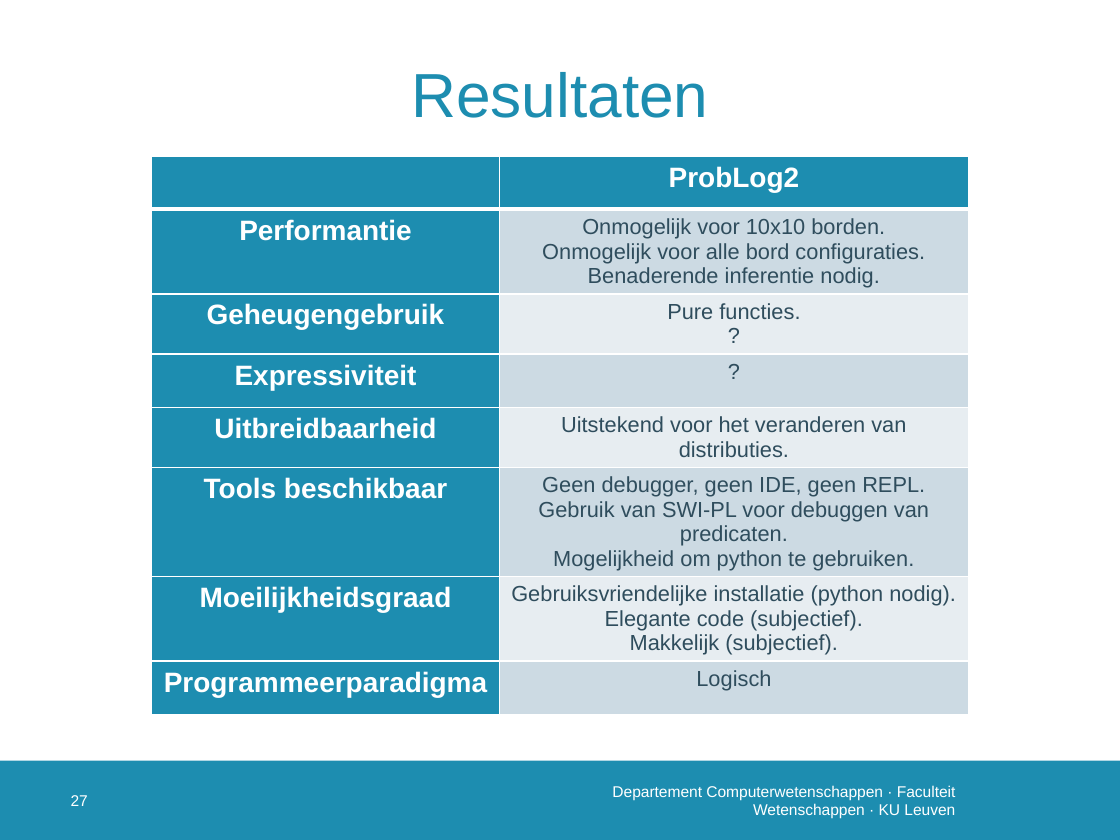
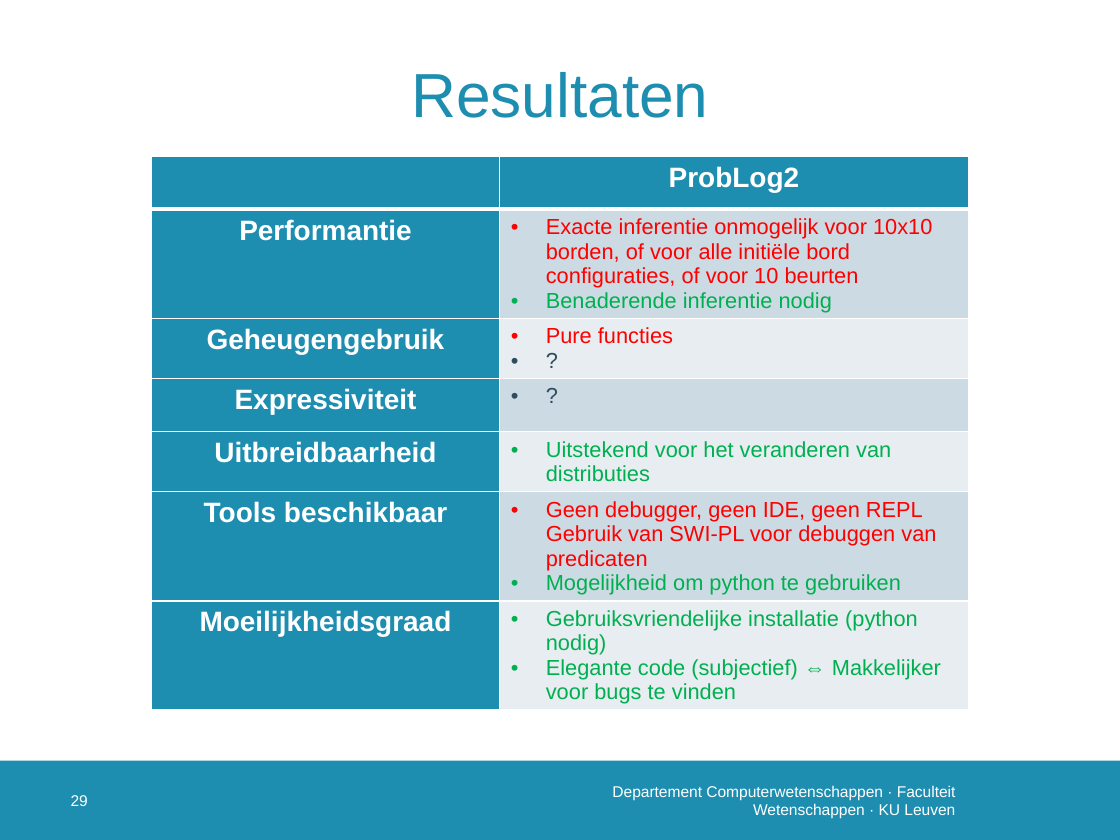
Before and after one commit to susverwimp/T208-Probabilistic-Programming-A-Case-Study, a slide deck: slide 30 of thesis/presentations/2 second/secondv2.pptx (slide 28 before the commit). Drawn at 1120x840 pixels with LibreOffice and Linux fonts; fonts in the diff are those of the drawing; background and template pictures are left out. Boxes give left, top, right and bottom in pixels: in the first picture for what was removed or moved away, otherwise in the second. Text is boxed around its words. In the diff, an @@ line names an element or a change of style, - is before the commit and + after.

```diff
--- a/thesis/presentations/2 second/secondv2.pptx
+++ b/thesis/presentations/2 second/secondv2.pptx
@@ table at bbox=[151, 156, 969, 736] @@
-row 2, column 2: Onmogelijk voor 10x10 borden. / Onmogelijk voor alle bord configuraties. Benaderende inferentie nodig.
+row 2, column 2: Exacte inferentie onmogelijk voor 10x10 borden, of voor alle initiële bord configuraties, of voor 10 beurten / Benaderende inferentie nodig
-row 3, column 2: Pure functies. / ?
+row 3, column 2: Pure functies / ?
-row 5: Uitbreidbaarheid | Uitstekend voor het veranderen van distributies.
-row 6: Tools beschikbaar | Geen debugger, geen IDE, geen REPL. Gebruik van SWI-PL voor debuggen van predicaten. / Mogelijkheid om python te gebruiken.
-row 7: Moeilijkheidsgraad | Gebruiksvriendelijke installatie (python nodig). / Elegante code (subjectief). / Makkelijk (subjectief).
-row 8: Programmeerparadigma | Logisch
+row 5: Uitbreidbaarheid | Uitstekend voor het veranderen van distributies
+row 6: Tools beschikbaar | Geen debugger, geen IDE, geen REPL Gebruik van SWI-PL voor debuggen van predicaten / Mogelijkheid om python te gebruiken
+row 7: Moeilijkheidsgraad | Gebruiksvriendelijke installatie (python nodig) / Elegante code (subjectief) ⇔ Makkelijker voor bugs te vinden
@@ page number at bbox=[71, 795, 88, 806]: text changed @@
-27
+29
```
Also in this commit, not shown: 8 other slides changed, 4 slides added, 2 slides removed.
